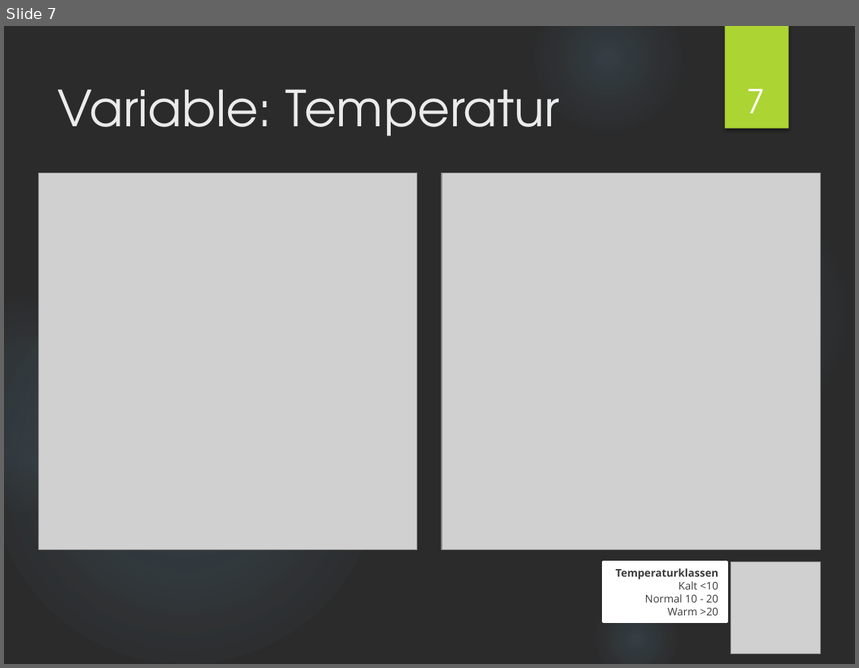
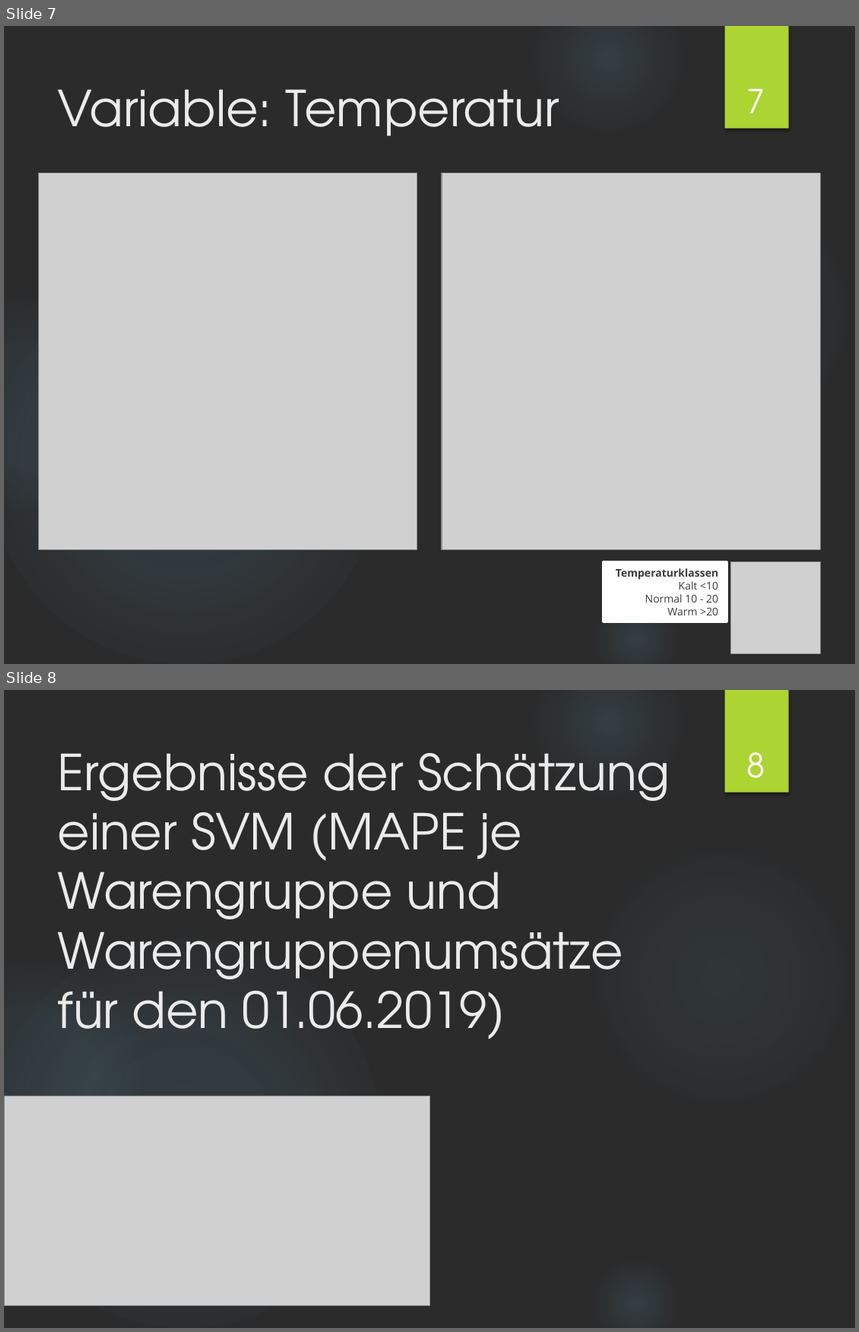
Before and after one commit to lindenau-tobias/Data-Science-Gruppe-2-Teamordner, a slide deck: Daten zusammentragen für die Abgabe/Präsentation/Presentation_01.pptx. Shown one above the other, each under a label of ours: slide 7 before the commit, slides 7 and 8 after it. The pictures are 859x668 and 859x1332 pixels, drawn with LibreOffice and Linux fonts; fonts in the diff are those of the drawing; grey boxes stand for pictures; background and template pictures are left out; a plain dark background stands for a picture behind light text. Boxes give left, top, right and bottom in pixels: in the first picture for what was removed or moved away, otherwise in the second. Text is boxed around its words. In the diff, an @@ line names an element or a change of style, - is before the commit and + after.

```diff
--- a/Daten zusammentragen für die Abgabe/Präsentation/Presentation_01.pptx
+++ b/Daten zusammentragen für die Abgabe/Präsentation/Presentation_01.pptx
@@ slide 8 added at bbox=[4, 690, 855, 1328], background picture (left out); not listed: 6 template elements that a slide beside it also shows @@
@@ title added at bbox=[58, 753, 671, 1040], 42 pt, text #EBEBEB @@
+Ergebnisse der Schätzung einer SVM (MAPE je Warengruppe und Warengruppenumsätze
+für den 01.06.2019)
@@ page number added at bbox=[747, 752, 766, 793], 28 pt, text #FFFFFF @@
+8
@@ picture added at bbox=[4, 1096, 430, 1306] @@
```
Also in this commit, not shown: 2 slides changed, 1 slide removed, 9 other files.
